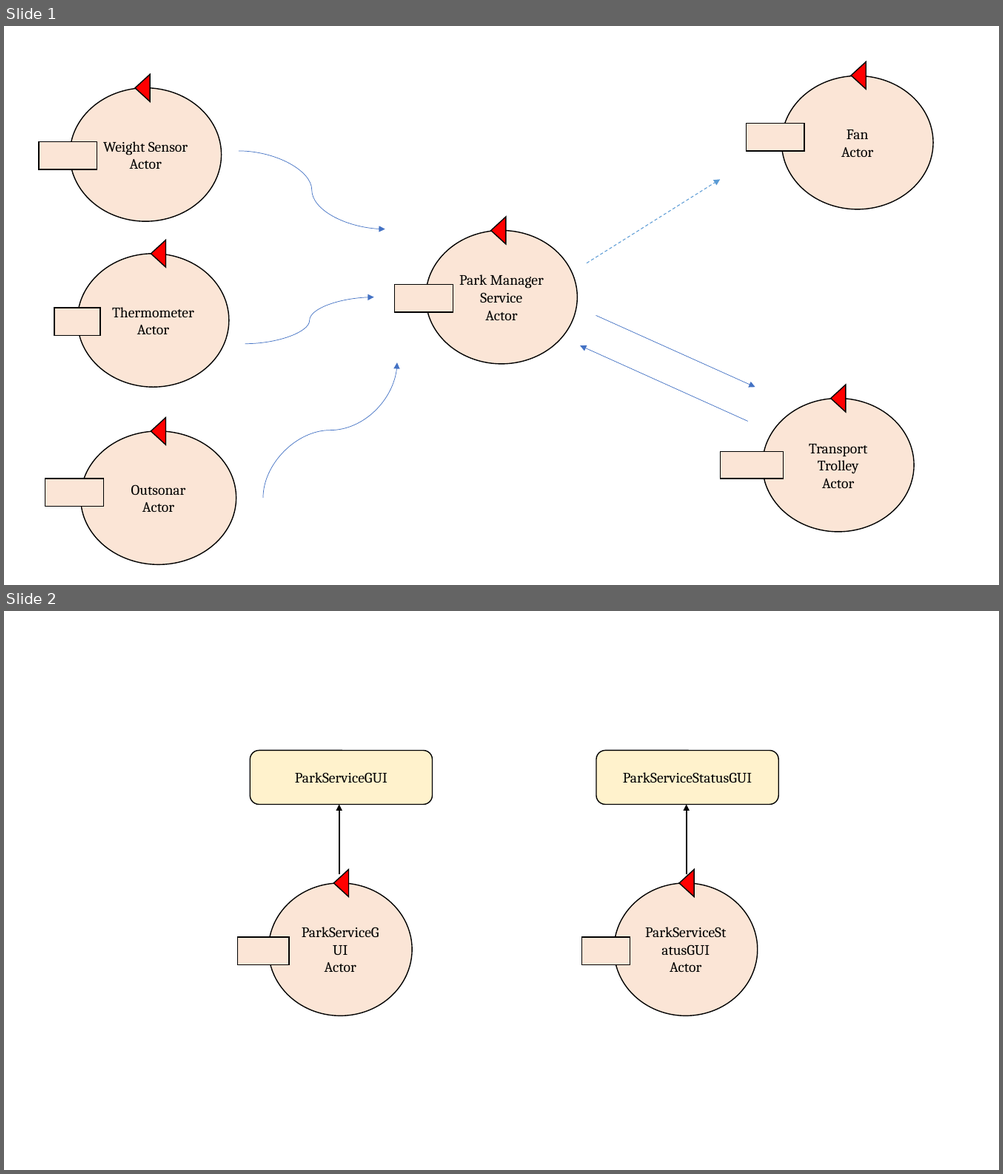
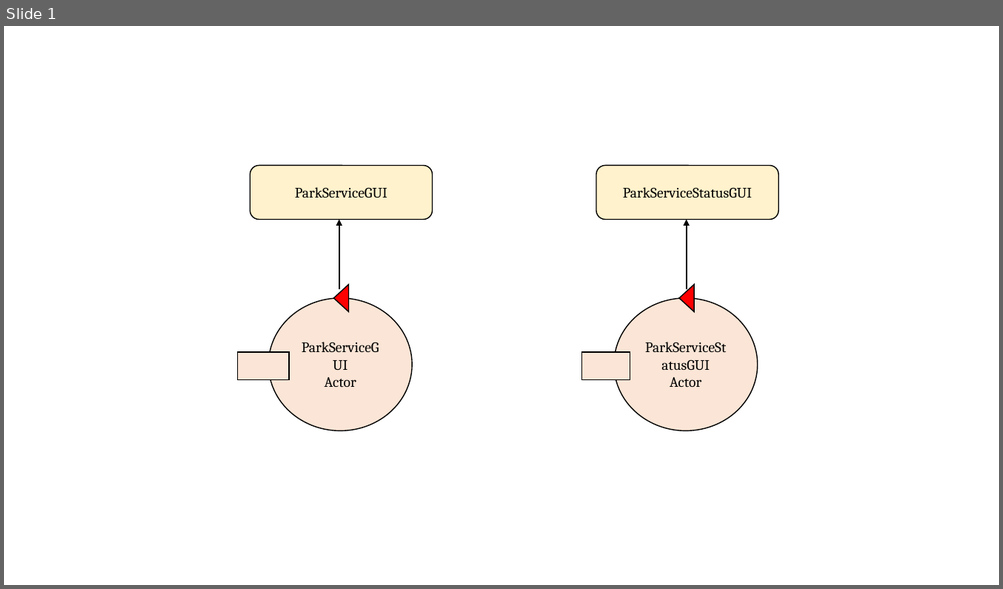
Before and after one commit to JackFantaz/FantazziniGiacomoIss, a slide deck: FinalTask/userDocs/img/Presentazione standard1.pptx. Shown one above the other, each under a label of ours: slides 1 and 2 before the commit, slide 1 after it. The pictures are 1003x1174 and 1003x589 pixels, drawn with LibreOffice and Linux fonts; fonts in the diff are those of the drawing. Boxes give left, top, right and bottom in pixels: in the first picture for what was removed or moved away, otherwise in the second. Text is boxed around its words. In the diff, an @@ line names an element or a change of style, - is before the commit and + after.

```diff
--- a/FinalTask/userDocs/img/Presentazione standard1.pptx
+++ b/FinalTask/userDocs/img/Presentazione standard1.pptx
@@ slide 1 removed at (4,26,999,585), background #FFFFFF @@
@@ triangle removed at (851,62,866,89) @@
@@ ellipse removed at (70,88,221,221) @@
-Weight Sensor
-Actor
@@ triangle removed at (135,74,150,101) @@
@@ ellipse removed at (782,76,933,210) @@
-Fan
-Actor
@@ rectangle removed at (745,123,804,150) @@
@@ rectangle removed at (39,142,97,170) @@
@@ curved arrow removed from (239, 151) to (385, 229) @@
@@ arrow removed from (586, 264) to (720, 180) @@
@@ triangle removed at (491,217,506,244) @@
@@ triangle removed at (151,240,166,267) @@
@@ ellipse removed at (426,230,577,364) @@
-Park Manager Service
-Actor
@@ ellipse removed at (77,254,228,387) @@
-Thermometer
-Actor
@@ rectangle removed at (395,285,453,312) @@
@@ rectangle removed at (55,308,101,335) @@
@@ curved arrow removed from (245, 344) to (374, 298) @@
@@ arrow removed from (596, 315) to (755, 387) @@
@@ arrow removed from (748, 421) to (580, 346) @@
@@ curved arrow removed from (263, 498) to (397, 363) @@
@@ ellipse removed at (762,399,913,533) @@
-Transport Trolley
-Actor
@@ triangle removed at (831,385,846,413) @@
@@ triangle removed at (151,418,165,446) @@
@@ ellipse removed at (81,432,236,565) @@
-Outsonar
-Actor
@@ rectangle removed at (720,452,784,480) @@
@@ rectangle removed at (45,479,103,506) @@
@@ what was slide 2 is now slide 1 @@
```
Also in this commit, not shown: 9 other files.
